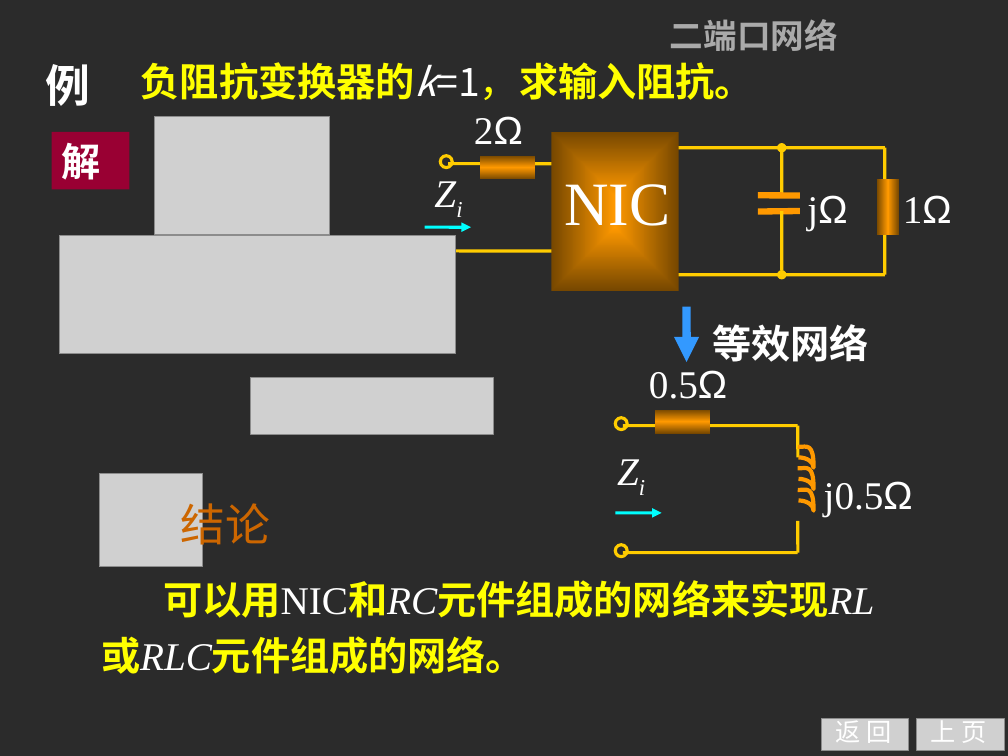
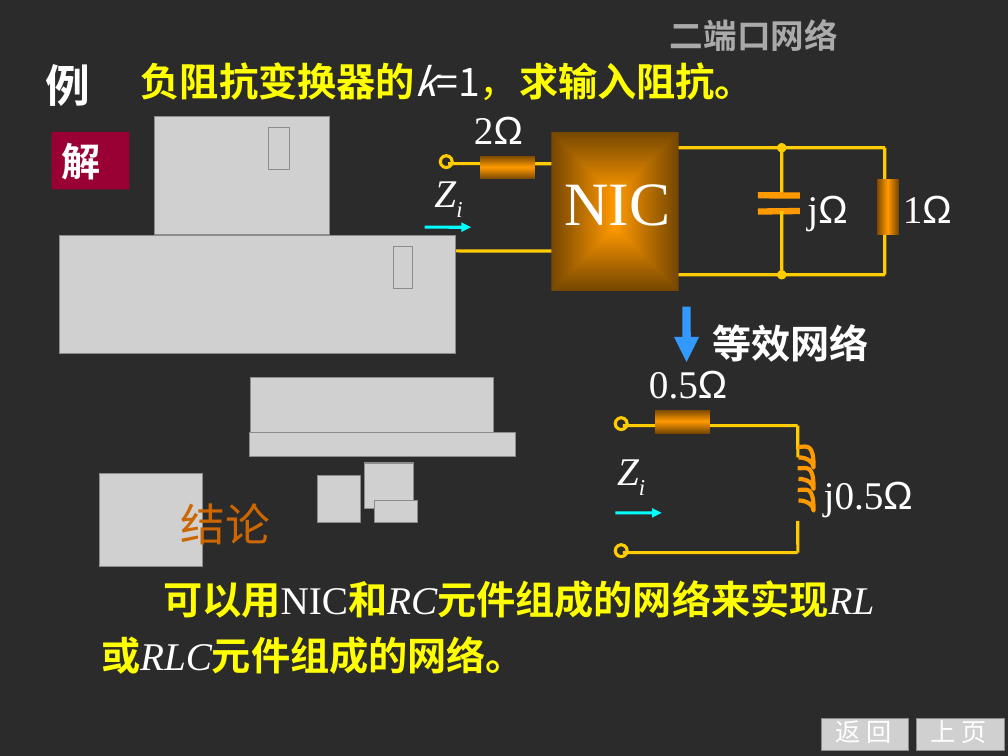
Before and after one commit to Ashington258/Circuit_analysis, a slide deck: slide 78 of 0-0课本及其资料/PPT/第16章.ppt. Drawn at 1008x756 pixels with LibreOffice and Linux fonts; fonts in the diff are those of the drawing; grey boxes stand for pictures; background and template pictures are left out; a plain dark background stands for a picture behind light text. Boxes give left, top, right and bottom in pixels: in the first picture for what was removed or moved away, otherwise in the second. Text is boxed around its words. In the diff, an @@ line names an element or a change of style, - is before the commit and + after.

```diff
--- a/0-0课本及其资料/PPT/第16章.ppt
+++ b/0-0课本及其资料/PPT/第16章.ppt
@@ picture added at [268, 127, 289, 169] @@
@@ picture added at [393, 247, 412, 289] @@
@@ group added at [250, 433, 516, 522]: 4 pictures @@
```
Also in this commit, not shown: 1 other slide changed, 31 other files.
